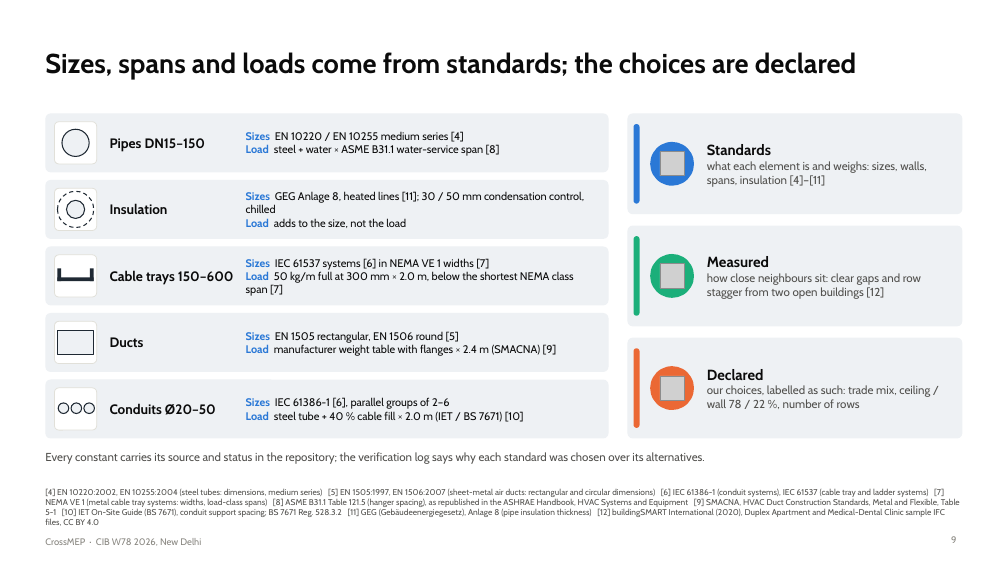
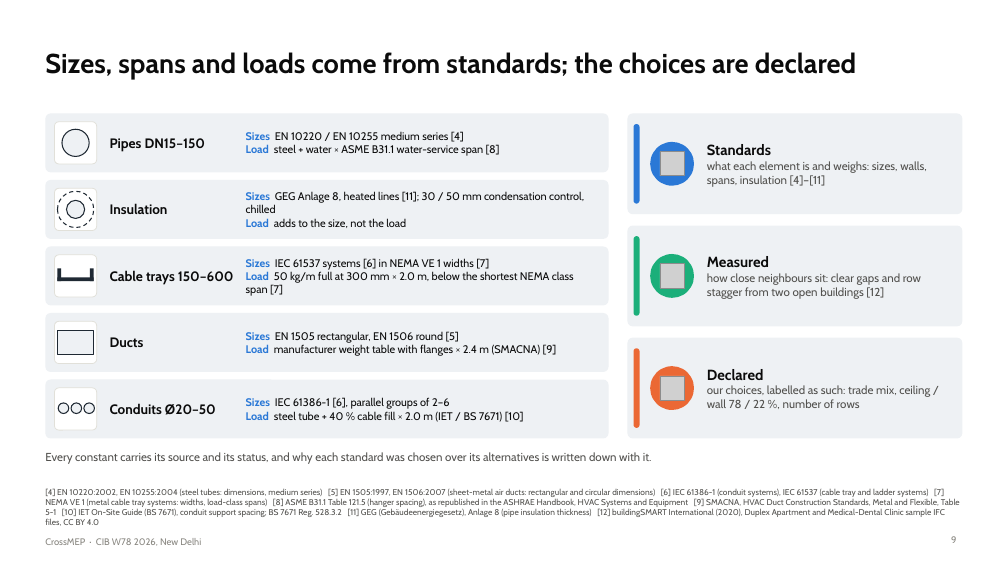
Before and after one commit to lavinia-ped/CrossMEP_Dataset, a slide deck: slide 9 of docs/CrossMEP_CIBW78_talk.pptx. Drawn at 1008x567 pixels with LibreOffice and Linux fonts; fonts in the diff are those of the drawing; grey boxes stand for pictures. Boxes give left, top, right and bottom in pixels: in the first picture for what was removed or moved away, otherwise in the second. Text is boxed around its words. In the diff, an @@ line names an element or a change of style, - is before the commit and + after.

Commit message:
Talk: Stanford and Hilti logos on the title and closing slides; slide text free of repository file names

```diff
--- a/docs/CrossMEP_CIBW78_talk.pptx
+++ b/docs/CrossMEP_CIBW78_talk.pptx
@@ text at (45,452,652,464): text changed @@
-Every constant carries its source and status in the repository; the verification log says why each standard was chosen over its alternatives.
+Every constant carries its source and its status, and why each standard was chosen over its alternatives is written down with it.
```
Also in this commit, not shown: 5 other slides changed, 7 other files.
